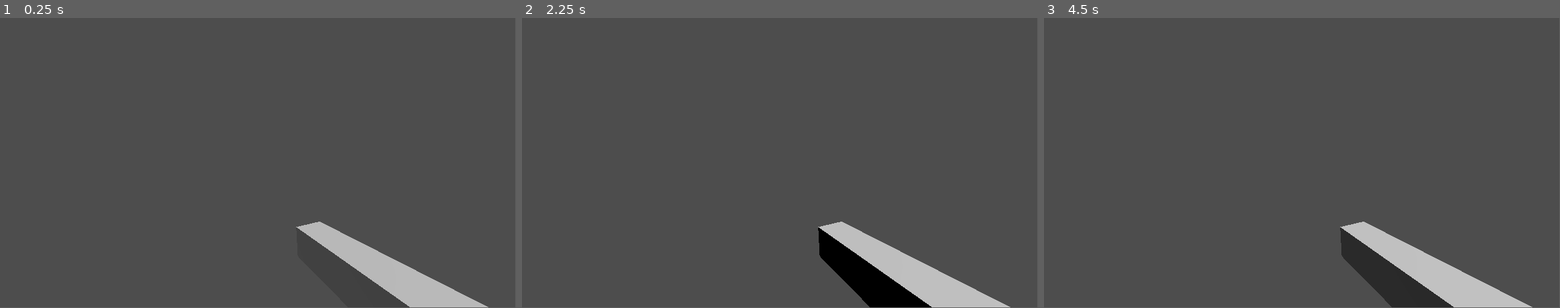
Above: before the commit, frames 1-3 (left to right).
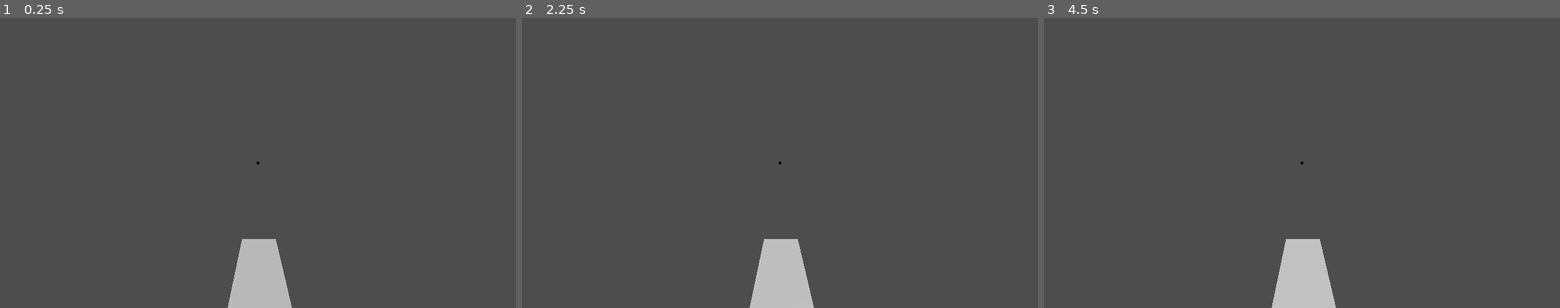
Above: after the commit, the same moments.

Repository: GDYUClub/gdyu-fps-demo
Game: Godot game, scene res://src/level/lvl1.tscn
Same seed, same stepped clock (60 frames per second), same inputs: the game is played once before the commit and once after it. The engine's default icon, where the game draws it, is replaced by a stand-in: a white triangle on a blue panel in a dark square.
Inputs (mouse positions are in pixels of both pictures, inside the frame that each line leads up to):
- Up to frame 1 (0.25 s): no input
- Up to frame 2 (2.25 s): tap Enter at 0.5, 2 s; move the mouse to (805, 160) at 0.52 s; press the mouse at (805, 160) at 0.53 s; hold W (up) from 0.53 s (still down); tap Space at 1.25 s; move the mouse to (754, 163) at 1.27 s; release the mouse at (754, 163) at 1.28 s; click (754, 163) at 1.35 s; move the mouse to (790, 157) at 2.02 s; press the mouse at (790, 157) at 2.03 s
- Up to frame 3 (4.5 s): keep holding W (up); tap Space at 2.75, 4.25 s; move the mouse to (1296, 165) at 2.77 s; release the mouse at (1296, 165) at 2.78 s; click (1296, 165) at 2.85 s; tap Enter at 3.5 s; move the mouse to (1338, 165) at 3.52 s; press the mouse at (1338, 165) at 3.53 s; move the mouse to (1260, 160) at 4.27 s; release the mouse at (1260, 160) at 4.28 s; click (1260, 160) at 4.35 s
In our replay, the window is 799x449 before the commit and 800x450 after it. These sizes can differ from the game's own. Grey fills any space a smaller window leaves; there, only what the larger window draws over its background counts as a difference.

The runs differ from the first frame. In frame 1, 5.4% of the frame differs, in the area x 44-95%, y 49-100%; in frame 2, 7.5%; in frame 3, 7.5%.

Commit message:
trying to set up projectile wep

Diff:
--- a/project.godot
+++ b/project.godot
@@ -17,6 +17,8 @@
 
 [display]
 
+window/size/viewport_width=1280
+window/size/viewport_height=720
 window/size/initial_position_type=0
 
 [input]
--- /dev/null
+++ b/src/enemies/enemy.gd
@@ -0,0 +1,15 @@
+extends CharacterBody3D
+
+var health := 20.0
+
+func _ready() -> void:
+    pass
+
+func _process(delta: float) -> void:
+    pass
+
+
+func take_damage(damage):
+    health = max(0, health - damage)
+    if health == 0:
+        queue_free()
--- /dev/null
+++ b/src/enemies/enemy.tscn
@@ -0,0 +1,19 @@
+[gd_scene load_steps=4 format=3 uid="uid://65ovfrkfugmf"]
+
+[ext_resource type="Script" path="res://src/enemies/enemy.gd" id="1_itxgw"]
+
+[sub_resource type="BoxShape3D" id="BoxShape3D_qc2sn"]
+size = Vector3(0.7, 1, 0.7)
+
+[sub_resource type="BoxMesh" id="BoxMesh_y6m52"]
+size = Vector3(0.7, 1, 0.7)
+
+[node name="Enemy" type="CharacterBody3D" groups=["enemy"]]
+transform = Transform3D(1, 0, 0, 0, 1, 0, 0, 0, 1, 0, 0.514372, 0)
+script = ExtResource("1_itxgw")
+
+[node name="CollisionShape3D" type="CollisionShape3D" parent="."]
+shape = SubResource("BoxShape3D_qc2sn")
+
+[node name="MeshInstance3D" type="MeshInstance3D" parent="."]
+mesh = SubResource("BoxMesh_y6m52")
--- a/src/level/lvl1.tscn
+++ b/src/level/lvl1.tscn
@@ -1,7 +1,8 @@
-[gd_scene load_steps=6 format=3 uid="uid://d1nhhujj4yr0q"]
+[gd_scene load_steps=7 format=3 uid="uid://d1nhhujj4yr0q"]
 
 [ext_resource type="PackedScene" uid="uid://b1o1fpigjo8tb" path="res://src/player/player.tscn" id="1_l3wge"]
 [ext_resource type="Script" path="res://src/level/lvl1.gd" id="1_ob5fw"]
+[ext_resource type="PackedScene" uid="uid://65ovfrkfugmf" path="res://src/enemies/enemy.tscn" id="3_nnpvv"]
 
 [sub_resource type="PlaneMesh" id="PlaneMesh_3eumf"]
 size = Vector2(25, 25)
@@ -31,3 +32,6 @@
 
 [node name="Player" parent="." instance=ExtResource("1_l3wge")]
 transform = Transform3D(1, 0, 0, 0, 1, 0, 0, 0, 1, 0, 15.7438, 0)
+
+[node name="Enemy" parent="." instance=ExtResource("3_nnpvv")]
+transform = Transform3D(1, 0, 0, 0, 1, 0, 0, 0, 1, 0, 0.541301, -7.02929)
--- a/src/player/player.gd
+++ b/src/player/player.gd
@@ -8,14 +8,19 @@
 # move
 # jump
 @onready var cameraArm = $CameraArm
-
+@onready var aimcast := $CameraArm/Gun/GunModel/AimCast
+@onready var gunModel := $CameraArm/Gun/GunModel
+@onready var currentGun := $CameraArm/Gun
 
 #var velocity = Vector3.ZERO
-var speed:= 25.0
+var speed:= 15.0
 var camera_sensitivity := Vector2(13,10)
 var max_y_rotation := 70.0
 var input_dir:= Vector2.ZERO
 var gravity := 10.0
+var damage := 10.0
+var camera_dir := Vector3.ZERO
+
 
 func _input(event: InputEvent) -> void:
 	if event is InputEventMouseMotion:
@@ -28,7 +33,6 @@
 	var new_camera_rot = clamp(cameraArm.rotation_degrees.x - mouse_delta.y,-max_y_rotation,max_y_rotation)
 	cameraArm.rotation_degrees.x = new_camera_rot
 	rotation_degrees.y -= mouse_delta.x
-	print(cameraArm.rotation_degrees)
 
 
 func _physics_process(delta: float) -> void:
@@ -48,5 +52,15 @@
 		velocity.x = move_toward(velocity.x,0,speed)
 		velocity.z = move_toward(velocity.z,0,speed)
 
+	if Input.is_action_just_pressed("shoot"):
+		camera_dir = cameraArm.get_global_transform().basis.z
+		currentGun.make_proj(camera_dir)
+
+		#if aimcast.is_colliding():
+			#var target = aimcast.get_collider()
+			#if target.is_in_group("enemy"):
+				#print('hit enemy')
+				#target.take_damage(damage)
+
 
 	move_and_slide()
--- a/src/player/player.tscn
+++ b/src/player/player.tscn
@@ -1,7 +1,8 @@
-[gd_scene load_steps=5 format=3 uid="uid://b1o1fpigjo8tb"]
+[gd_scene load_steps=7 format=3 uid="uid://b1o1fpigjo8tb"]
 
 [ext_resource type="Script" path="res://src/player/player.gd" id="1_l327s"]
 [ext_resource type="PackedScene" uid="uid://0tl0xpj0js8j" path="res://src/player/weapons/gun1/gun1.tscn" id="2_aiam7"]
+[ext_resource type="Texture2D" uid="uid://dfem5vbkrrlkf" path="res://icon.svg" id="3_gg201"]
 
 [sub_resource type="CapsuleMesh" id="CapsuleMesh_iw1p6"]
 radius = 0.25
@@ -10,6 +11,9 @@
 [sub_resource type="CapsuleShape3D" id="CapsuleShape3D_moo80"]
 radius = 0.259333
 height = 1.00332
+
+[sub_resource type="BoxMesh" id="BoxMesh_8h0iu"]
+size = Vector3(0.03, 0.04, 0.5)
 
 [node name="Player" type="CharacterBody3D"]
 script = ExtResource("1_l327s")
@@ -21,11 +25,35 @@
 shape = SubResource("CapsuleShape3D_moo80")
 
 [node name="CameraArm" type="Node3D" parent="."]
-transform = Transform3D(0.995292, 0, -0.0969228, 0, 1, 0, 0.0969228, 0, 0.995292, 0, 0.324353, -0.0778051)
+transform = Transform3D(1, 0, 0, 0, 1, 0, 0, 0, 1, 0, 0.324353, -0.0778051)
 
 [node name="Camera3D" type="Camera3D" parent="CameraArm"]
-transform = Transform3D(1, 0, 0, 0, 1, 0, 0, 0, 1, -1.49012e-08, -0.013371, -0.614684)
+transform = Transform3D(1, 0, 0, 0, 1, 0, 0, 0, 1, 0.03, 0, -0.49)
 current = true
 fov = 90.0
 
-[node name="VewGun" parent="CameraArm/Camera3D" instance=ExtResource("2_aiam7")]
+[node name="Gun" parent="CameraArm" instance=ExtResource("2_aiam7")]
+transform = Transform3D(1, 0, 0, 0, 1, 0, 0, 0, 1, 0.107004, -0.354189, -0.174349)
+
+[node name="ProjSpawner" parent="CameraArm/Gun" index="0"]
+transform = Transform3D(1, 0, 0, 0, 1, 0, 0, 0, 1, -0.0757847, 0.267805, -0.70736)
+
+[node name="AimCast" type="RayCast3D" parent="CameraArm/Gun"]
+transform = Transform3D(0.998662, 0.0505595, 0.0108655, -0.0501017, 0.997985, -0.0389299, -0.0128119, 0.0383333, 0.999182, -0.0694971, 0.19647, 0.213019)
+visible = false
+target_position = Vector3(0, -1, -100)
+
+[node name="GunModel" type="MeshInstance3D" parent="CameraArm/Gun"]
+transform = Transform3D(0.999998, 0, -5.96046e-08, 0, 0.999999, 0, -5.21541e-08, 0, 0.999996, -0.0761623, 0.266648, -0.194013)
+mesh = SubResource("BoxMesh_8h0iu")
+skeleton = NodePath("../../Camera3D")
+
+[node name="crosshair" type="CanvasLayer" parent="."]
+
+[node name="Sprite2D" type="Sprite2D" parent="crosshair"]
+modulate = Color(0, 0, 0, 1)
+position = Vector2(640, 360)
+scale = Vector2(0.05, 0.05)
+texture = ExtResource("3_gg201")
+
+[editable path="CameraArm/Gun"]
--- a/src/player/weapons/gun1/gun1.gd
+++ b/src/player/weapons/gun1/gun1.gd
@@ -1,13 +1,14 @@
 extends Node3D
 
 @onready var projSpawner = $ProjSpawner
+
+@onready var player = get_parent().get_parent()
 @onready var projScene = preload("res://src/player/weapons/projectile.tscn")
-var speed := 5.0
+var speed := -0.1
 var looking_dir = Vector3.ZERO
 
 var proj_velocity:Vector3 = Vector3.ZERO
 
-@onready var player:Player = get_parent().get_parent().get_parent()
 
 # Called when the node enters the scene tree for the first time.
 func _ready() -> void:
@@ -17,11 +18,12 @@
 
 # Called every frame. 'delta' is the elapsed time since the previous frame.
 func _input(event: InputEvent) -> void:
-	if event.is_action_pressed("shoot"):
-		make_proj()
+	pass
 
-func make_proj():
-	looking_dir = global_position - player.global_position
+func make_proj(gun_dir:Vector3):
+	print('proj')
 	var proj := projScene.instantiate()
-	proj.velocity = looking_dir * speed
-	get_tree().get_root().add_child(proj)
+	proj.position =  projSpawner.position
+	gun_dir = projSpawner.get_global_transform().basis.z
+	proj.velocity = gun_dir * speed
+	get_parent().get_parent().get_parent().get_parent().add_child(proj)
--- a/src/player/weapons/gun1/gun1.tscn
+++ b/src/player/weapons/gun1/gun1.tscn
@@ -1,17 +1,9 @@
-[gd_scene load_steps=3 format=3 uid="uid://0tl0xpj0js8j"]
+[gd_scene load_steps=2 format=3 uid="uid://0tl0xpj0js8j"]
 
 [ext_resource type="Script" path="res://src/player/weapons/gun1/gun1.gd" id="1_yh1pi"]
-
-[sub_resource type="BoxMesh" id="BoxMesh_v5hed"]
-size = Vector3(0.05, 0.05, 1)
 
 [node name="Gun" type="Node3D"]
 transform = Transform3D(0.995292, 0, 0.0969228, 0, 1, 0, -0.0969228, 0, 0.995292, 0.143575, -0.187682, 0.254064)
 script = ExtResource("1_yh1pi")
 
 [node name="ProjSpawner" type="Marker3D" parent="."]
-transform = Transform3D(1, 0, 0, 0, 1, 0, 0, 0, 1, -0.0104075, 0.0459515, -0.506955)
-
-[node name="MeshInstance3D" type="MeshInstance3D" parent="."]
-transform = Transform3D(0.970294, -0.0555487, 0.235465, 0.0544191, 0.998454, 0.011298, -0.235729, 0.00185147, 0.971817, 0.114307, 0.059977, -0.0260139)
-mesh = SubResource("BoxMesh_v5hed")
--- a/src/player/weapons/projectile.tscn
+++ b/src/player/weapons/projectile.tscn
@@ -1,10 +1,13 @@
-[gd_scene load_steps=4 format=3 uid="uid://brfaxw71276qj"]
+[gd_scene load_steps=5 format=3 uid="uid://brfaxw71276qj"]
 
 [ext_resource type="Script" path="res://src/player/weapons/projectile.gd" id="1_vil6c"]
 
+[sub_resource type="StandardMaterial3D" id="StandardMaterial3D_ldub6"]
+albedo_color = Color(0.54902, 0.313726, 0.356863, 1)
+
 [sub_resource type="SphereMesh" id="SphereMesh_0ceyj"]
-radius = 0.05
-height = 0.1
+radius = 0.25
+height = 0.25
 
 [sub_resource type="SphereShape3D" id="SphereShape3D_g51mn"]
 radius = 0.0623091
@@ -13,6 +16,7 @@
 script = ExtResource("1_vil6c")
 
 [node name="MeshInstance3D" type="MeshInstance3D" parent="."]
+material_override = SubResource("StandardMaterial3D_ldub6")
 mesh = SubResource("SphereMesh_0ceyj")
 
 [node name="CollisionShape3D" type="CollisionShape3D" parent="."]
